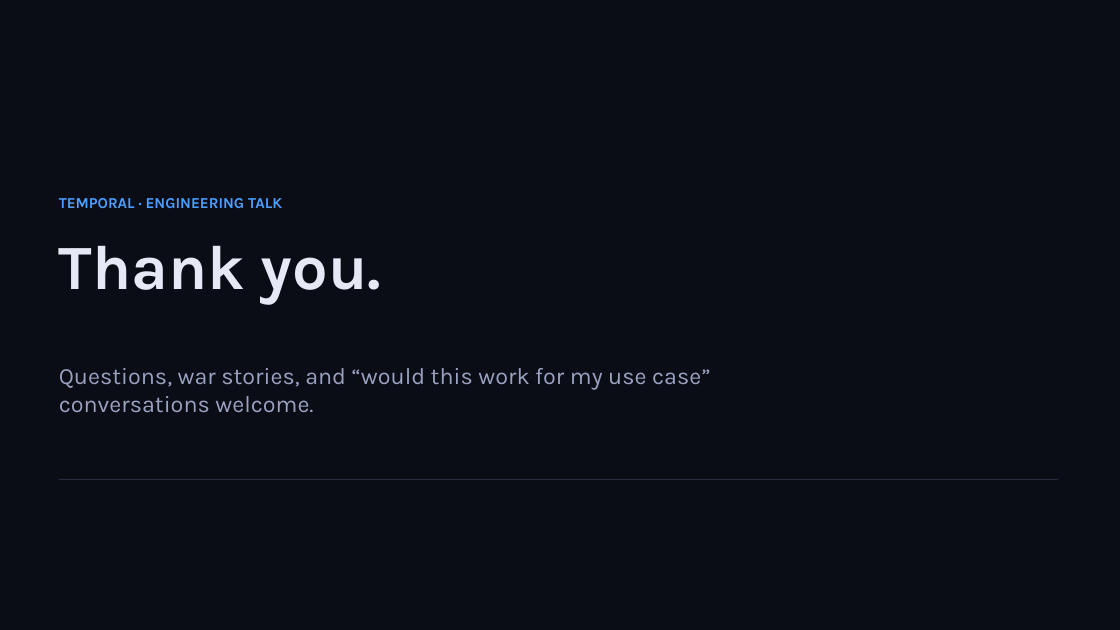
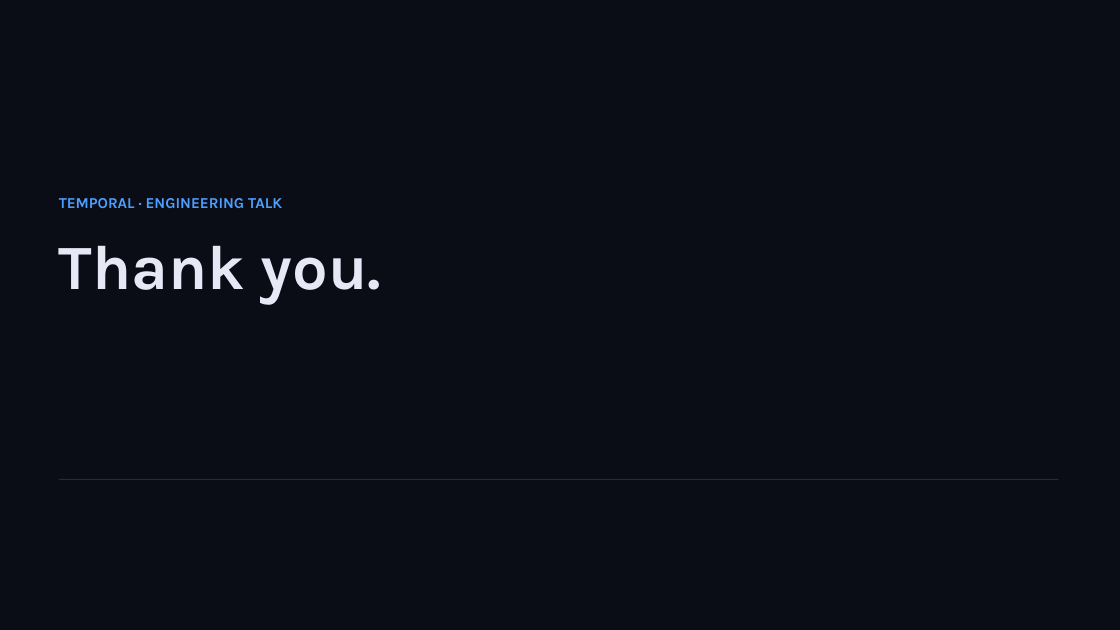
Before and after one commit to simy307/temporal-claims-demo, a slide deck: slide 29 of presentation/Lifting-the-Veil-Temporal-Talk.pptx (slide 31 before the commit). Drawn at 1120x630 pixels with LibreOffice and Linux fonts; fonts in the diff are those of the drawing. Boxes give left, top, right and bottom in pixels: in the first picture for what was removed or moved away, otherwise in the second. Text is boxed around its words. In the diff, an @@ line names an element or a change of style, - is before the commit and + after.

```diff
--- a/presentation/Lifting-the-Veil-Temporal-Talk.pptx
+++ b/presentation/Lifting-the-Veil-Temporal-Talk.pptx
@@ text removed at (59, 368, 710, 413) @@
-Questions, war stories, and “would this work for my use case” conversations welcome.
```
Also in this commit, not shown: 1 other slide changed, 6 slides removed, 3 other files.
